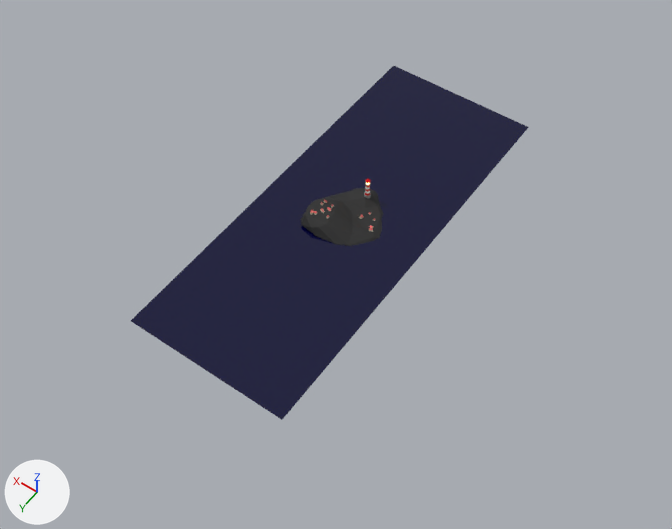
One commit to the Blender file lighthouse.blend: the scene before it, then after it.
Both versions are drawn from a 50 mm lens placed at (-159.0, 231.0, 322.0), pointed at (-8.0, 19.0, -10.0). Arrows for +X, +Y and +Z are at lower left; the lights stay in place.

Names of what the first picture shows: 'Island', 'Water'.
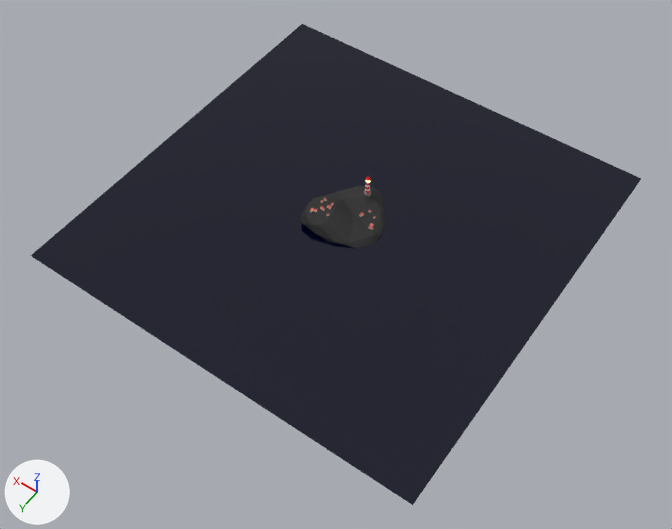
What differs and where, as boxes [x1, y1, x2, y2] in the pictures (672 x 529 px):
'Water', rescaled (54% wider, 36% taller): before [131, 66, 528, 420]; after [31, 24, 641, 505]
'Island', moved: before [301, 188, 383, 246]; after [301, 186, 385, 248]

The change, as a diff of the scene's bpy script:
```diff
--- a/lighthouse.blend.py
+++ b/lighthouse.blend.py
@@ ob_water @@
 ob_water.location = (0.0, 0.0, 0.0)
-ob_water.scale = (40.0, 100.0, 30.0)
+ob_water.scale = (100.0, 100.0, 30.0)
@@ ob_island @@
 ob_island = bpy.data.objects.new('Island', me_icosphere)
-ob_island.location = (0.0, 0.0, 0.0)
+ob_island.location = (0.0, 0.0, 1.4)
```
